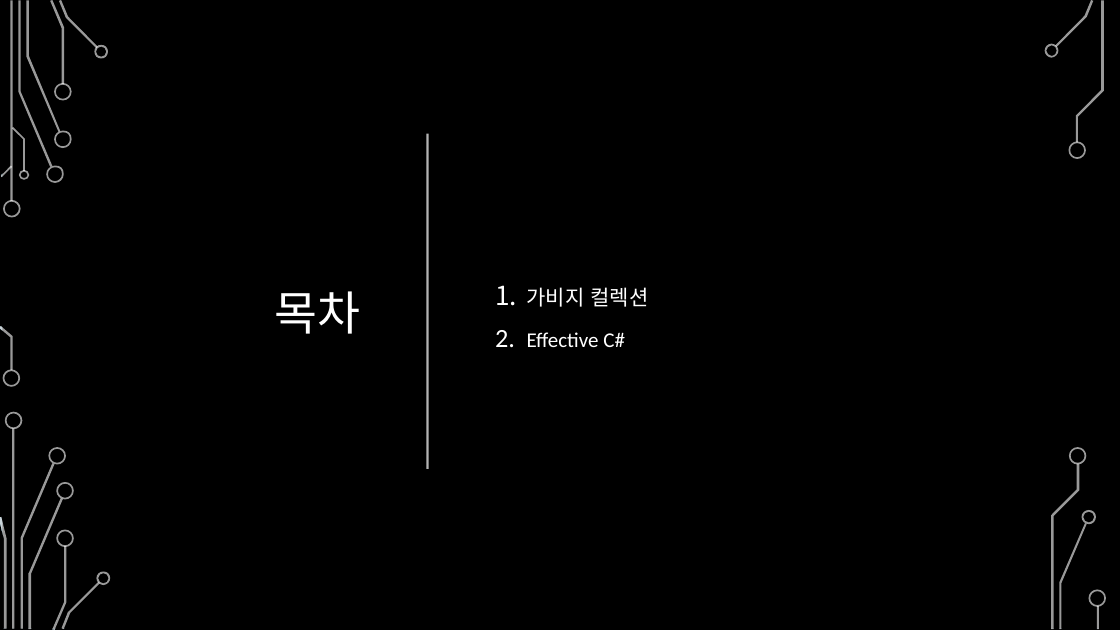
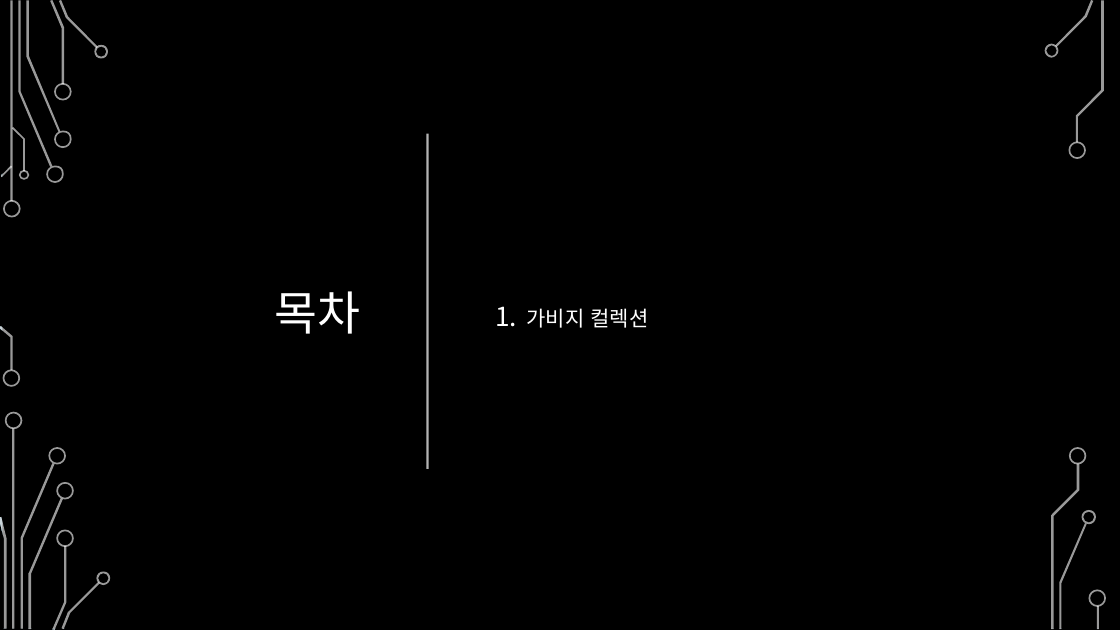
Before and after one commit to assassin4613/CShap, a slide deck: slide 2 of C#_Chapter_13.pptx. Drawn at 1120x630 pixels with LibreOffice and Linux fonts; fonts in the diff are those of the drawing; background and template pictures are left out. Boxes give left, top, right and bottom in pixels: in the first picture for what was removed or moved away, otherwise in the second. Text is boxed around its words. In the diff, an @@ line names an element or a change of style, - is before the commit and + after.

```diff
--- a/C#_Chapter_13.pptx
+++ b/C#_Chapter_13.pptx
@@ text at box(527, 332, 625, 347): paragraph removed @@
-2. Effective C#
```
Also in this commit, not shown: 1 other file.
